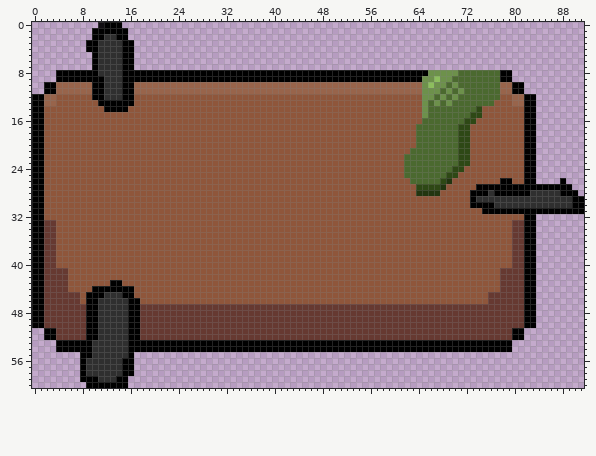
File history of a sprite sheet, assets/button.png. Above, as it was before the edit.
The file is 92x61 pixels.
Now the later version:
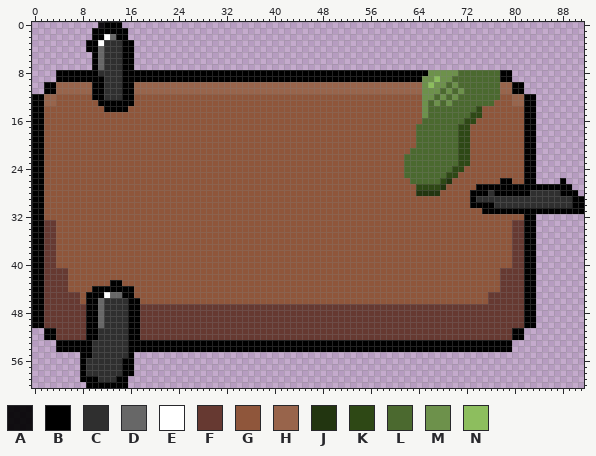
Palette (. is transparent): A #000000e9  B #000000  C #2f2f2f  D #676767  E #ffffff  F #663931  G #8f563b  H #98644b  J #223510  K #2e4815  L #4b692f  M #6d914b  N #8dbe5e
Diff:
Colour C becomes colour D in row 2 at x 13; in rows 4 to 7 at x 11; in row 45 at x 13 to 14; in rows 46 to 50 at x 11.
Colour C becomes colour E in row 2 at x 12; in row 3 at x 11; in row 45 at x 12.
Changed places in both pictures, as pixel boxes (x1, y1, x2, y2):
changed: (98, 34, 116, 70)
changed: (98, 292, 122, 328)
